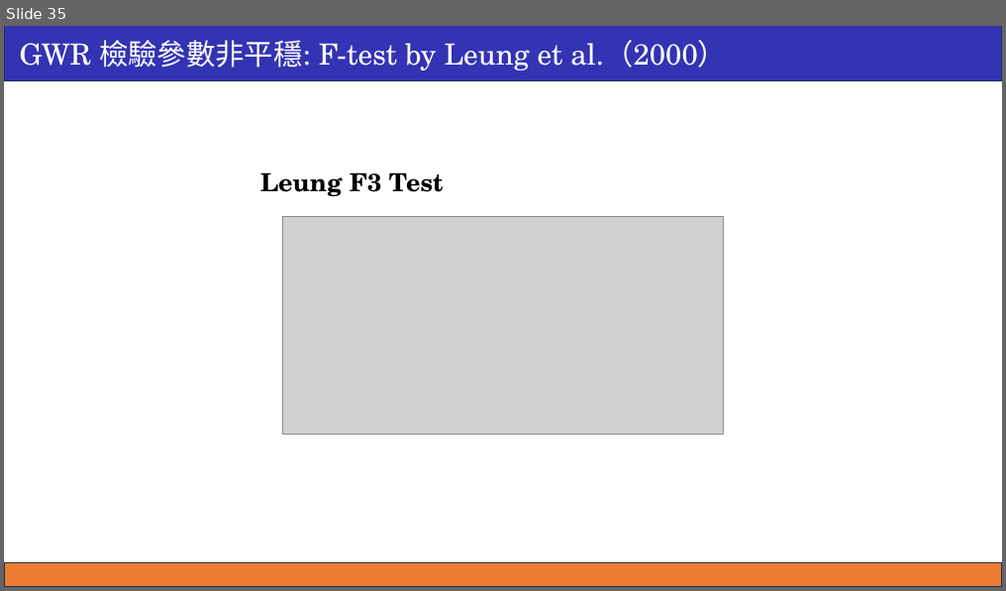
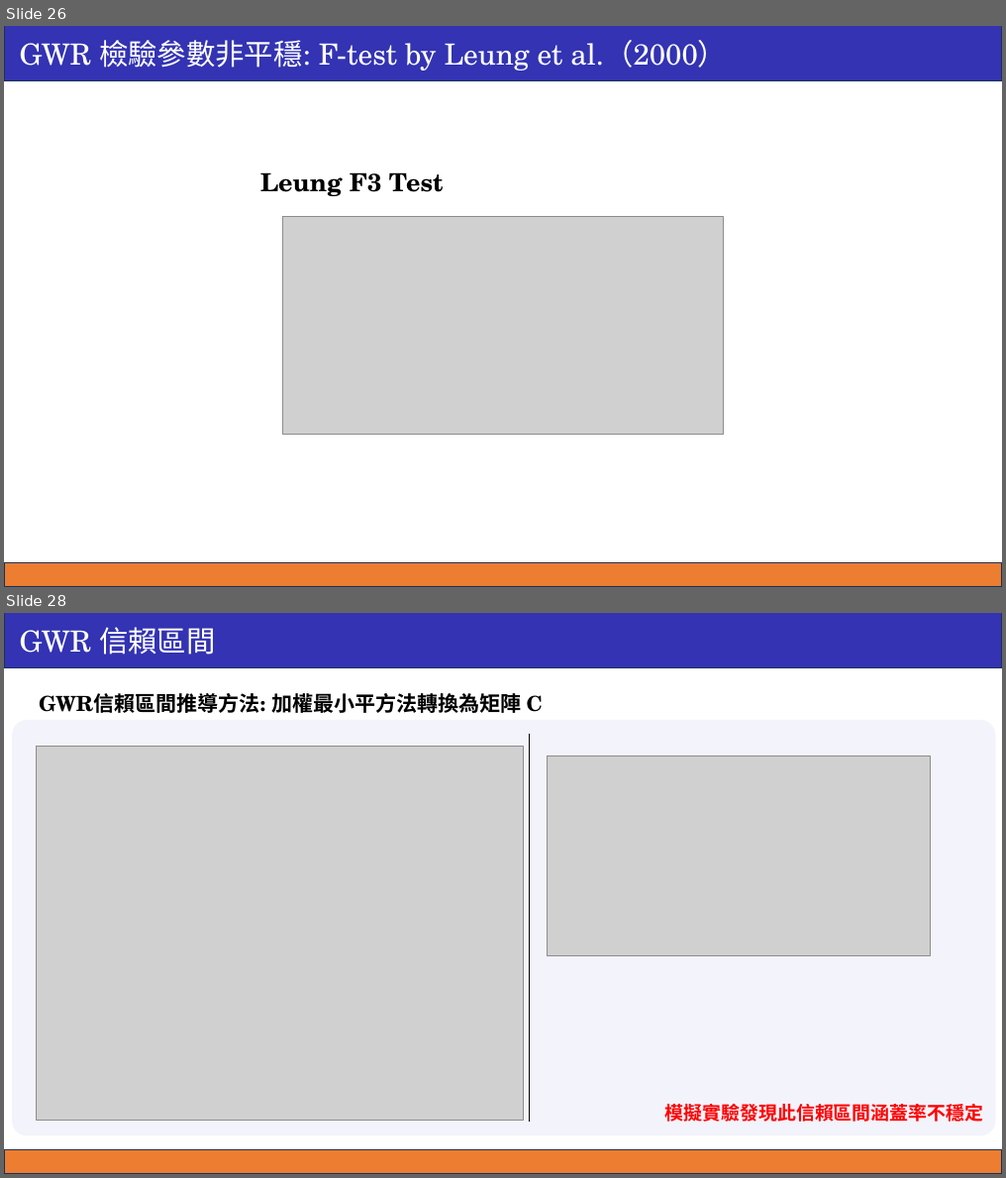
Before and after one commit to ricki0313/GWR_hw, a slide deck: theory_01/report/GWR_report_01.pptx. Shown one above the other, each under a label of ours: slide 35 before the commit, slides 26 and 28 after it; the slides between them are not shown. The pictures are 1006x591 and 1006x1178 pixels, drawn with LibreOffice and Linux fonts; fonts in the diff are those of the drawing; grey boxes stand for pictures. Boxes give left, top, right and bottom in pixels: in the first picture for what was removed or moved away, otherwise in the second. Text is boxed around its words. In the diff, an @@ line names an element or a change of style, - is before the commit and + after.

```diff
--- a/theory_01/report/GWR_report_01.pptx
+++ b/theory_01/report/GWR_report_01.pptx
@@ slide 28 added at [4, 613, 1002, 1174], background #FFFFFF @@
@@ rectangle added at [4, 613, 1002, 667], fill #3333B3, outline #1E3256 1 pt, 28 pt, text #FFFFFF @@
+GWR 信賴區間
@@ text added at [39, 693, 543, 713], 20 pt, text #000000, bold @@
+GWR信賴區間推導方法: 加權最小平方法轉換為矩陣 C
@@ rounded rectangle added at [12, 720, 996, 1137], fill #F3F3FB @@
@@ picture added at [37, 747, 524, 1121] @@
@@ line added from (530, 734) to (530, 1122), #000000 1.5 pt @@
@@ picture added at [547, 756, 930, 957] @@
@@ text added at [665, 1104, 983, 1122], 18 pt, text #FF0000, bold @@
+模擬實驗發現此信賴區間涵蓋率不穩定
@@ rectangle added at [4, 1151, 1002, 1174], fill #ED7D31, outline #1E3256 1 pt @@
@@ what was slide 35 is now slide 26 @@
```
Also in this commit, not shown: 5 slides changed, 6 other slides added, 3 other files.
